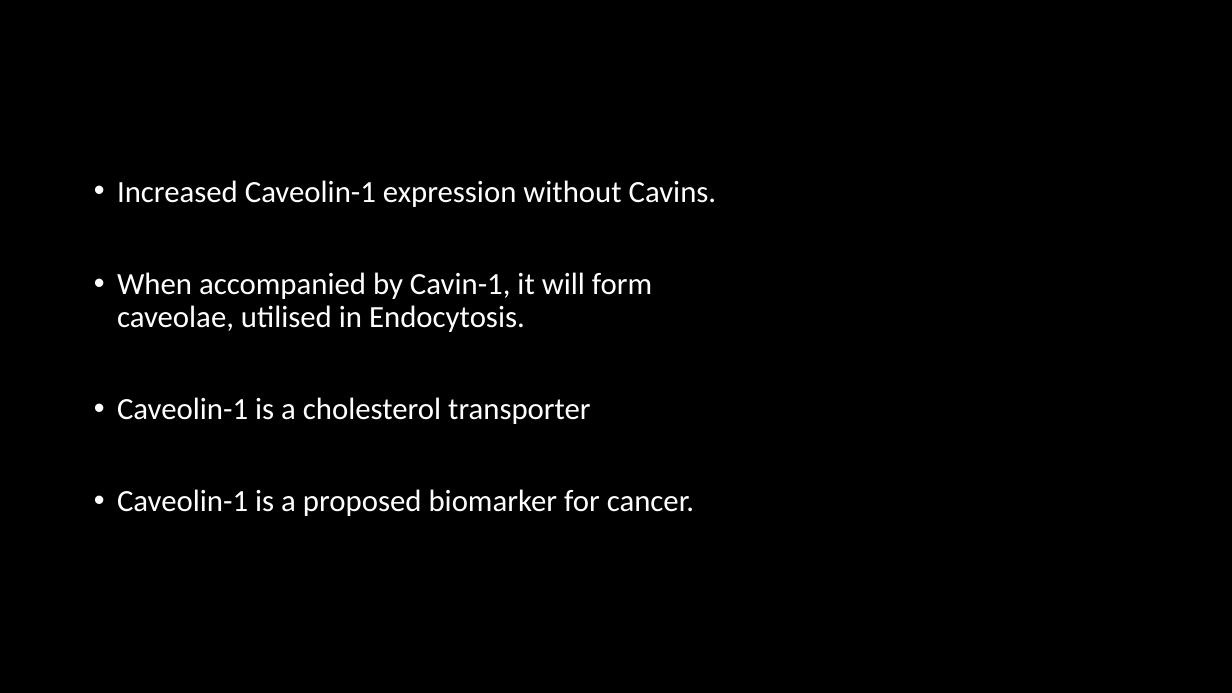
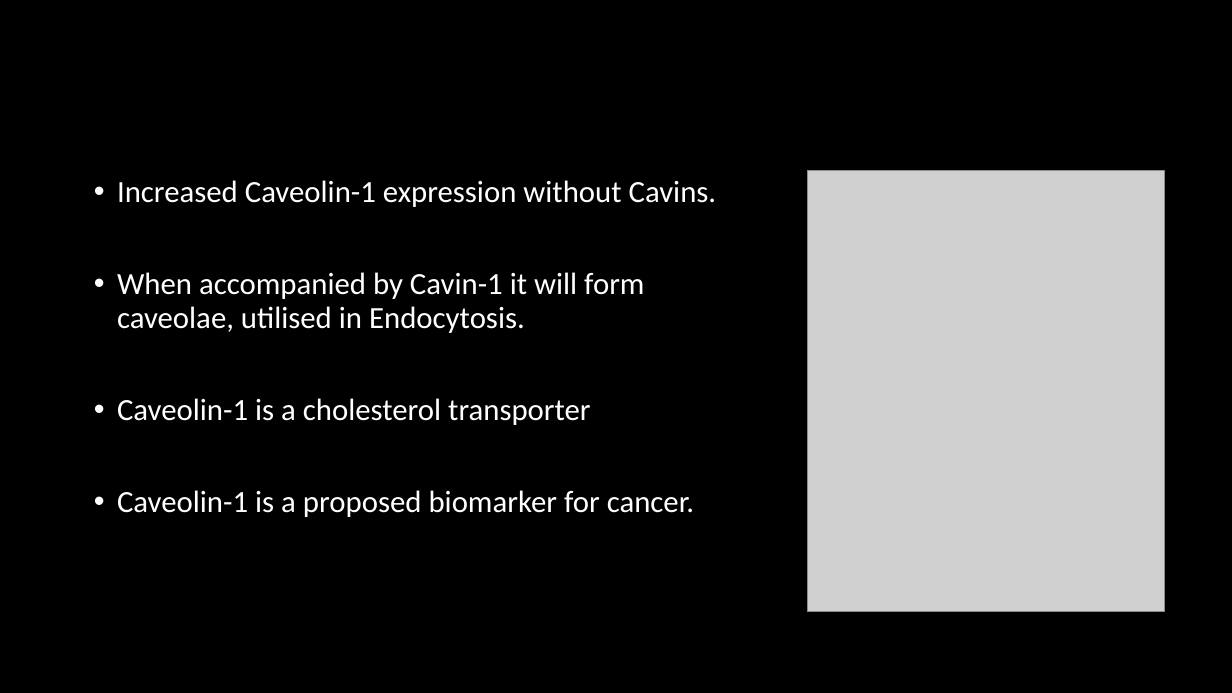
Before and after one commit to HarleyRobinson/Honours2, a slide deck: slide 6 of BackgroundInfo/Selective export of microRNA via extracellular vesicles.pptx. Drawn at 1232x693 pixels with LibreOffice and Linux fonts; fonts in the diff are those of the drawing; grey boxes stand for pictures; background and template pictures are left out. Boxes give left, top, right and bottom in pixels: in the first picture for what was removed or moved away, otherwise in the second. Text is boxed around its words. In the diff, an @@ line names an element or a change of style, - is before the commit and + after.

```diff
--- a/BackgroundInfo/Selective export of microRNA via extracellular vesicles.pptx
+++ b/BackgroundInfo/Selective export of microRNA via extracellular vesicles.pptx
@@ picture added at box(808, 171, 1165, 612) @@
@@ text at box(117, 272, 644, 333): text changed @@
-• When accompanied by Cavin-1, it will form caveolae, utilised in Endocytosis.
+• When accompanied by Cavin-1 it will form caveolae, utilised in Endocytosis.
```
Also in this commit, not shown: 4 other slides changed, 12 other files.
